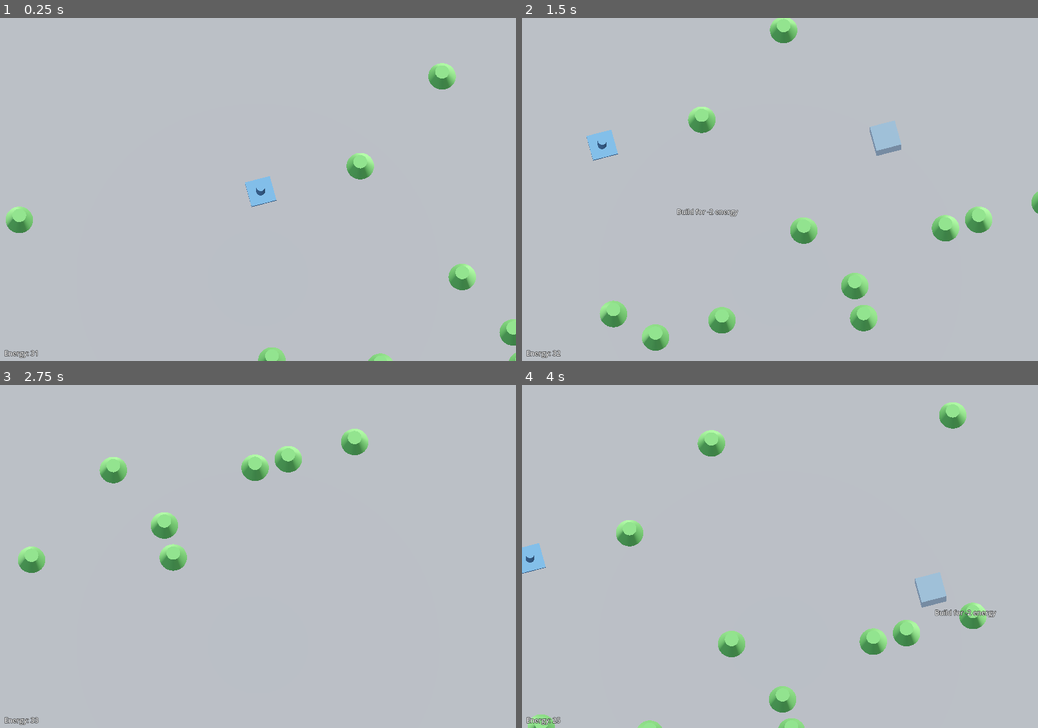
Above: before the commit, frames 1-4 (two rows, left to right).
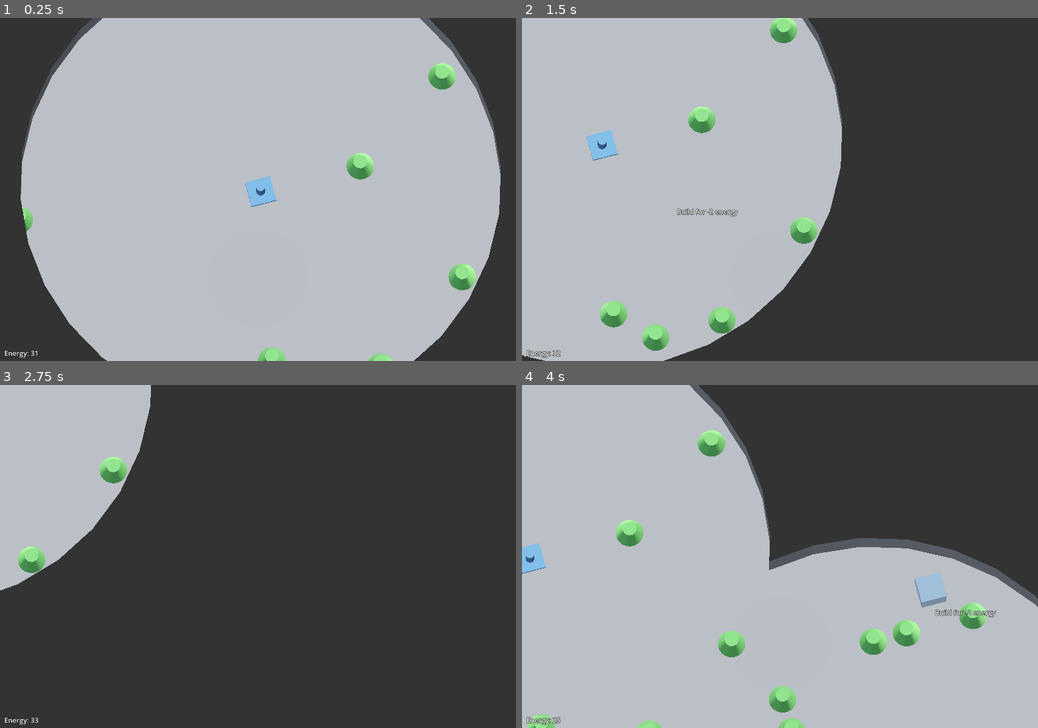
Above: after the commit, the same moments.

Repository: mcjohnalds/machine-extinction-event
Game: Godot game, scene res://main.tscn
Two runs of this game, one before a commit and one after it. Both use one fixed random seed, a clock stepped at 60 frames per second and the inputs below.
Inputs (mouse positions are in pixels of both pictures, inside the frame that each line leads up to):
- Up to frame 1 (0.25 s): no input
- Up to frame 2 (1.5 s): tap Enter at 0.5 s; move the mouse to (893, 172) at 0.52 s; hold D 0.53-1.28 s; tap 1 at 0.6 s; click (893, 172) at 0.67 s; move the mouse to (676, 206) at 1.27 s; hold S from 1.28 s (still down); tap 2 at 1.35 s
- Up to frame 3 (2.75 s): move the mouse to (309, 481) at 2.02 s; release S at 2.03 s; hold D from 2.03 s (still down); tap 3 at 2.1 s
- Up to frame 4 (4 s): move the mouse to (754, 625) at 2.77 s; release D at 2.78 s; hold W 2.78-3.53 s; tap 1 at 2.85 s; click (754, 625) at 2.92 s; move the mouse to (934, 607) at 3.52 s; hold A from 3.53 s (still down); tap 2 at 3.6 s

The runs differ from the first frame. In frame 1, 17% of the frame differs, in the area x 0-100%, y 0-100%; in frame 2, 45%; in frame 3, 87%; in frame 4, 29%.

Commit message:
add fog of war

Diff:
--- a/main.gd
+++ b/main.gd
@@ -1,8 +1,9 @@
+# TODO: if i restrict the camera position, maybe don't need the camera view box
 class_name Main extends Node3D
 
 const ENEMY_SPAWN_DISTANCE_FROM_PLAYER := 20.0
 const CAMERA_SPEED := 7.0
-const TURRET_RADIUS := 7.0
+const TURRET_RADIUS := 6.0
 enum BuildingType {TURRET, WALL, MINE, INVALID}
 const BUILDING_ENERGY_COST = {
 	BuildingType.TURRET: 10,
@@ -32,10 +33,13 @@
 @onready var camera := $Camera3D as Camera3D
 @onready var camera_view_box := $Camera3D/Area3D as Area3D
 @onready var enemy_spawn_point := $EnemySpawnPoint as Area3D
+@onready var fog_of_war := $FogOfWar as Node3D
+@onready var launchpad_visibility_ring := $FogOfWar/VisibilityRing as Node3D
 var mouse_position_3d := Vector3.ZERO
 var building_type := BuildingType.TURRET
 var grid_to_building := {} # Dictionary[Vector2i, Node3D]
 var grid_to_uranium := {} # Dictionary[Vector2i, Node3D]
+var grid_to_visibility_ring := {} # Dictionary[Vector2i, Node3D]
 var energy := 30
 var camera_offset := Vector3.ZERO
 
@@ -118,11 +122,16 @@
 				)
 				grid_to_building[grid_coord] = building
 				buildings.add_child(building)
+
+				var visibility_ring := (
+					launchpad_visibility_ring.duplicate() as Node3D
+				)
+				visibility_ring.position = building.position
+				fog_of_war.add_child(visibility_ring)
+				grid_to_visibility_ring[grid_coord] = visibility_ring
 		elif can_sell_building():
 				set_energy(energy + get_sell_value())
-				var building: Node3D = grid_to_building[grid_coord]
-				building.queue_free()
-				grid_to_building.erase(grid_coord)
+				erase_building(grid_coord)
 
 
 func _process(delta: float) -> void:
@@ -138,9 +147,8 @@
 		enemy.look_at(nearest_building.position, Vector3.UP, true)
 		enemy.position += enemy.basis.z * delta * 1.0
 		if enemy.position.distance_to(nearest_building.position) < 1.0:
-			nearest_building.queue_free()
 			enemy.queue_free()
-			grid_to_building.erase(grid_coord)
+			erase_building(grid_coord)
 	for grid_coord: Vector2i in grid_to_building:
 		var building: Node3D = grid_to_building[grid_coord]
 		if building is Turret:
@@ -368,3 +376,10 @@
 
 	if enemy_spawn_point.get_overlapping_areas().has(camera_view_box):
 		warning_label.visible = false
+
+
+func erase_building(grid_coord: Vector2i) -> void:
+	var building: Node3D = grid_to_building[grid_coord]
+	building.queue_free()
+	grid_to_building.erase(grid_coord)
+	grid_to_visibility_ring.erase(grid_coord)
--- a/main.tscn
+++ b/main.tscn
@@ -34,6 +34,10 @@
 
 [sub_resource type="BoxShape3D" id="BoxShape3D_wsshn"]
 size = Vector3(15, 15, 15)
+
+[sub_resource type="StandardMaterial3D" id="StandardMaterial3D_3omxf"]
+shading_mode = 0
+albedo_color = Color(0.172549, 0.172549, 0.172549, 1)
 
 [node name="Main" type="Node3D"]
 script = ExtResource("1_jl7ro")
@@ -116,3 +120,14 @@
 
 [node name="CollisionShape3D" type="CollisionShape3D" parent="EnemySpawnPoint"]
 shape = SubResource("BoxShape3D_wsshn")
+
+[node name="FogOfWar" type="CSGBox3D" parent="."]
+size = Vector3(2000, 2, 2000)
+material = SubResource("StandardMaterial3D_3omxf")
+
+[node name="VisibilityRing" type="CSGCylinder3D" parent="FogOfWar"]
+operation = 2
+radius = 7.0
+height = 3.0
+sides = 32
+smooth_faces = false
Not shown: 1 places in main.tscn that only renumber resources
